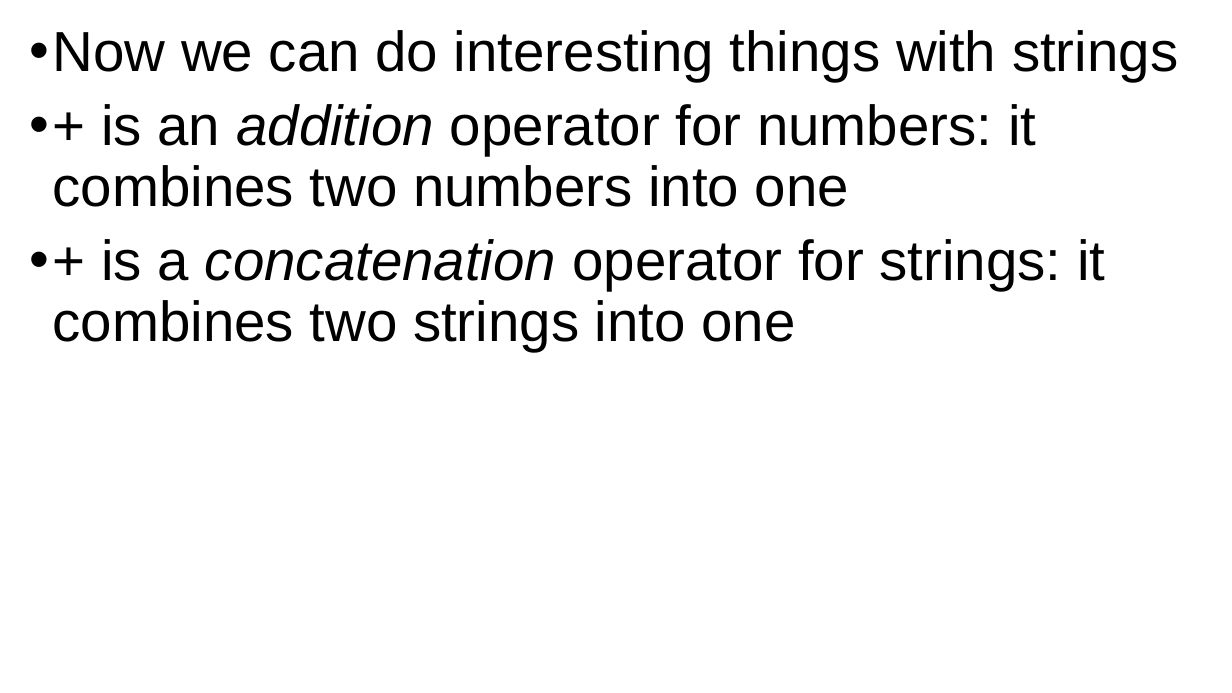
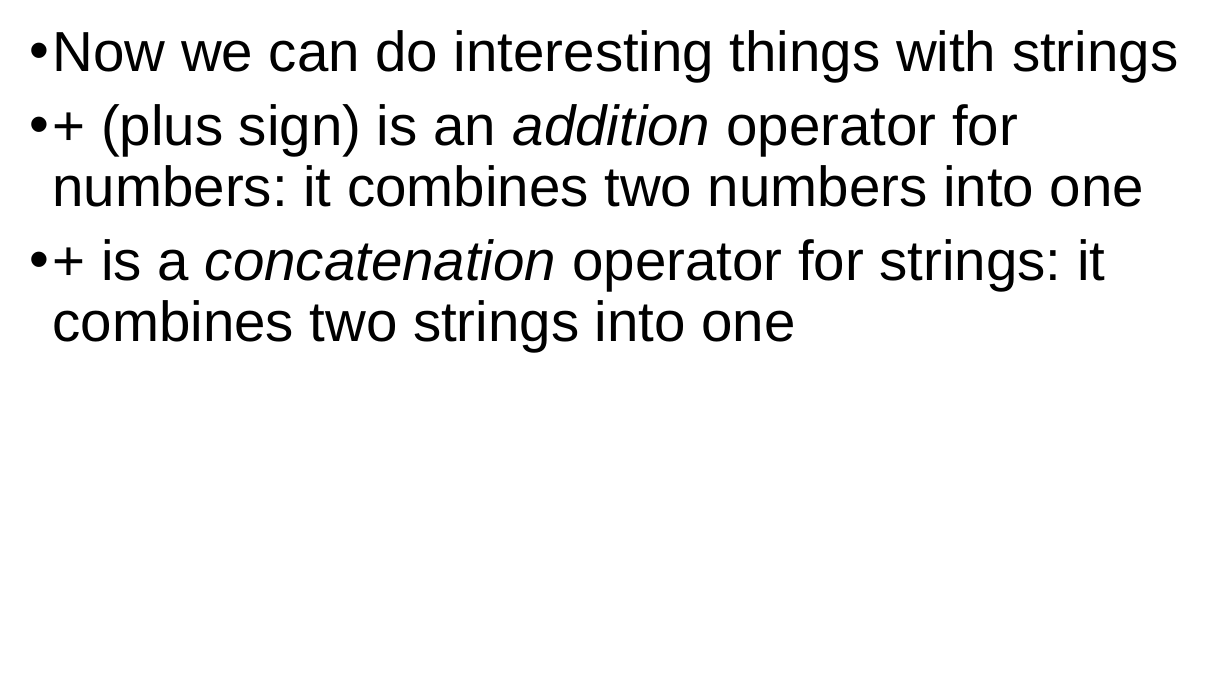
Before and after one commit to grimmelm/ctech404, a slide deck: slide 10 of ctech401/module_3/CTECH401 Module 3 - Strings.pptx (slide 9 before the commit). Drawn at 1232x693 pixels with LibreOffice and Linux fonts; fonts in the diff are those of the drawing. Boxes give left, top, right and bottom in pixels: in the first picture for what was removed or moved away, otherwise in the second. Text is boxed around its words. In the diff, an @@ line names an element or a change of style, - is before the commit and + after.

```diff
--- a/ctech401/module_3/CTECH401 Module 3 - Strings.pptx
+++ b/ctech401/module_3/CTECH401 Module 3 - Strings.pptx
@@ text at <box>52,104,1144,207</box>: text changed @@
-• + is an addition operator for numbers: it combines two numbers into one
+• + (plus sign) is an addition operator for numbers: it combines two numbers into one
```
Also in this commit, not shown: 6 other slides changed, 2 slides added, 1 other file.
